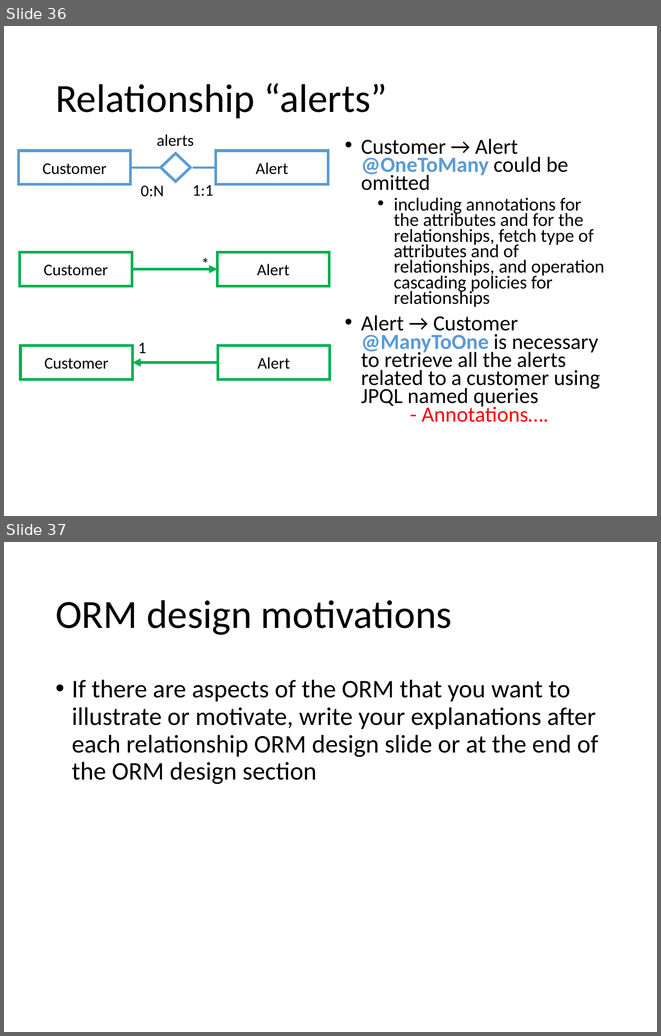
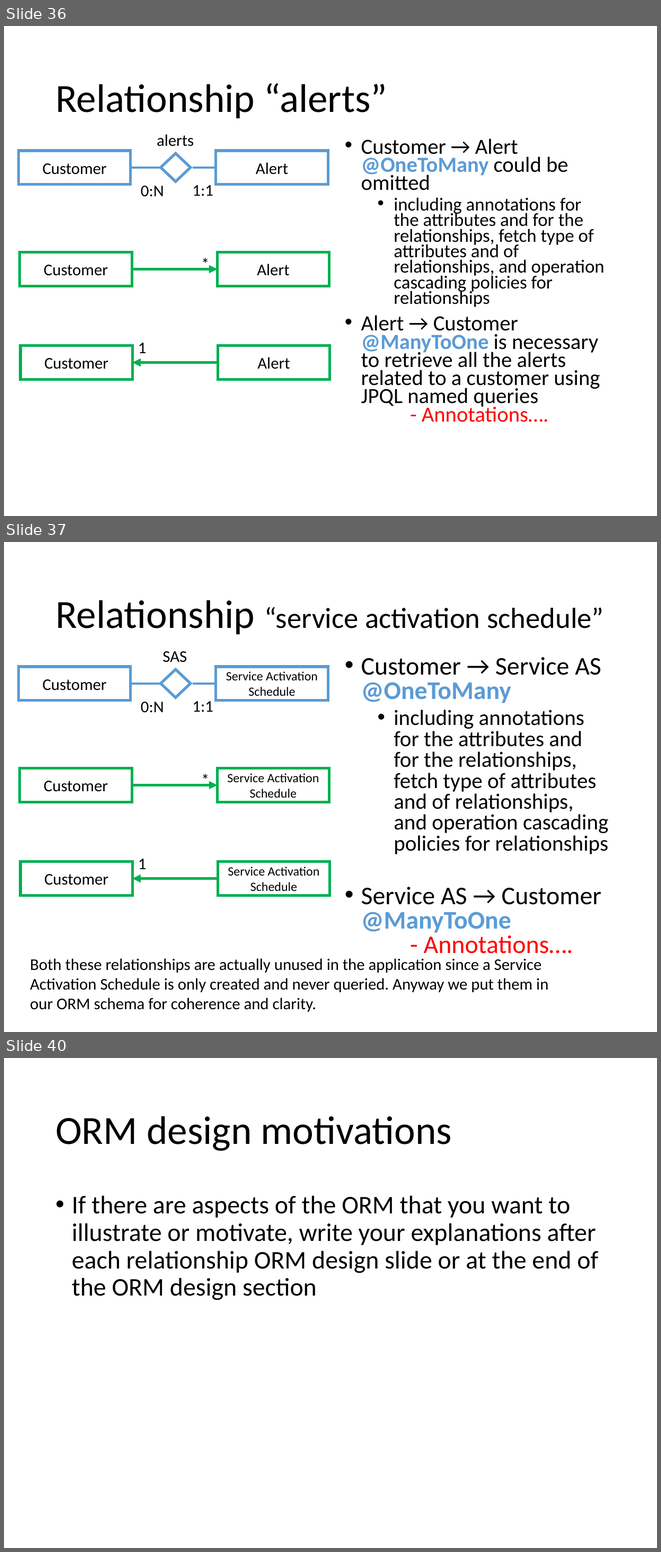
Before and after one commit to andrearestelli/db2-project, a slide deck: docs/documentation.pptx. Shown one above the other, each under a label of ours: slides 36 and 37 before the commit, slides 36, 37 and 40 after it; the slides between them are not shown. The pictures are 661x1036 and 661x1552 pixels, drawn with LibreOffice and Linux fonts; fonts in the diff are those of the drawing. Boxes give left, top, right and bottom in pixels: in the first picture for what was removed or moved away, otherwise in the second. Text is boxed around its words. In the diff, an @@ line names an element or a change of style, - is before the commit and + after.

```diff
--- a/docs/documentation.pptx
+++ b/docs/documentation.pptx
@@ slide 37 added at <box>4,542,657,1032</box>, background #FFFFFF @@
@@ title added at <box>55,600,604,634</box>, 32 pt, text #000000 @@
+Relationship “service activation schedule”
@@ text added at <box>162,651,187,662</box>, 18 pt, text #000000 @@
+SAS
@@ rectangle added at <box>18,667,131,700</box>, fill #FFFFFF, outline #5B9BD5 3 pt, 18 pt, text #000000 @@
+Customer
@@ rectangle added at <box>216,667,328,700</box>, fill #FFFFFF, outline #5B9BD5 3 pt, 14 pt, text #000000 @@
+Service Activation Schedule
@@ text added at <box>361,657,608,959</box>, 24 pt, text #000000 @@
+• Customer → Service AS
+  @OneToMany
+  • including annotations for the attributes and for the relationships, fetch type of attributes and of relationships, and operation cascading policies for relationships
+• Service AS → Customer
+  @ManyToOne
+  - Annotations….
@@ line added from (161, 684) to (131, 684), #5B9BD5 2.25 pt @@
@@ diamond added at <box>160,670,191,698</box>, fill #FFFFFF, outline #5B9BD5 3 pt @@
@@ line added from (216, 684) to (193, 684), #5B9BD5 2.25 pt @@
@@ text added at <box>141,702,164,713</box>, 18 pt, text #000000 @@
+0:N
@@ text added at <box>192,701,213,712</box>, 18 pt, text #000000 @@
+1:1
@@ rectangle added at <box>20,768,132,802</box>, outline #00B050 3 pt, 18 pt, text #000000 @@
+Customer
@@ text added at <box>195,766,216,792</box>, 18 pt, text #000000 @@
+*
@@ rectangle added at <box>218,768,330,802</box>, outline #00B050 3 pt, 14 pt, text #000000 @@
+Service Activation Schedule
@@ arrow added from (132, 785) to (218, 785), #00B050 3 pt @@
@@ text added at <box>138,858,147,869</box>, 18 pt, text #000000 @@
+1
@@ rectangle added at <box>20,861,133,896</box>, outline #00B050 3 pt, 18 pt, text #000000 @@
+Customer
@@ rectangle added at <box>218,861,330,896</box>, outline #00B050 3 pt, 14 pt, text #000000 @@
+Service Activation Schedule
@@ arrow added from (218, 878) to (133, 878), #00B050 3 pt @@
@@ text added at <box>30,958,548,1012</box>, 18 pt, text #000000 @@
+Both these relationships are actually unused in the application since a Service Activation Schedule is only created and never queried. Anyway we put them in our ORM schema for coherence and clarity.
@@ what was slide 37 is now slide 40 @@
```
Also in this commit, not shown: 2 other slides added.
